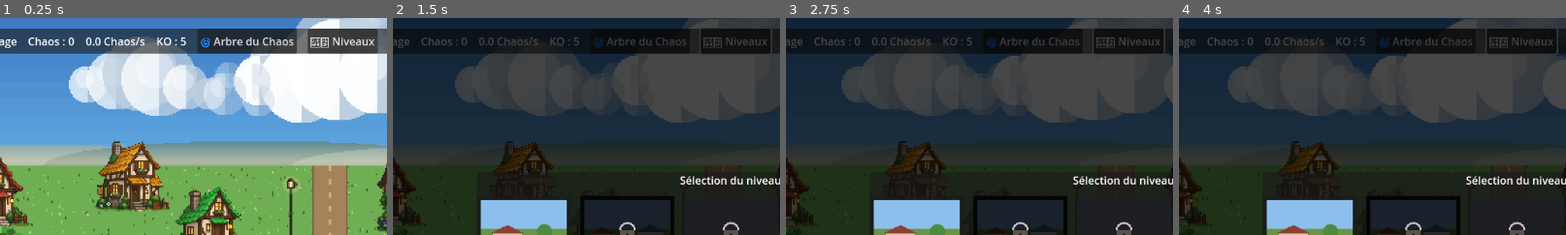
Above: before the commit, frames 1-4 (left to right).
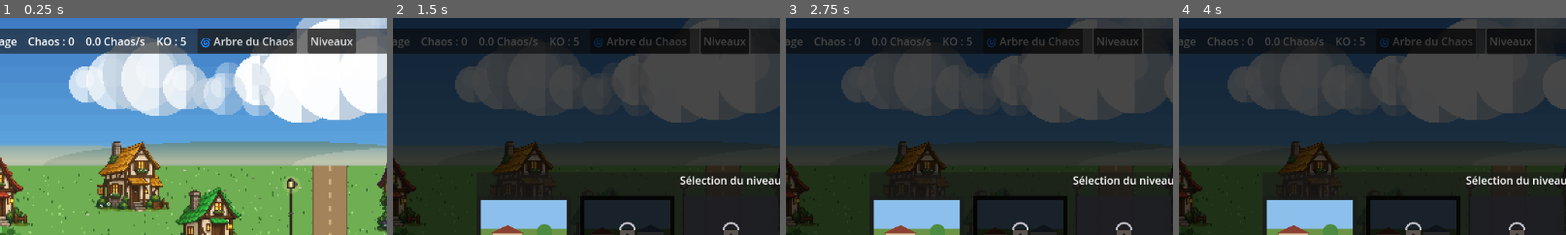
Above: after the commit, the same moments.

Repository: juanrobin09-stack/incrementale-godot
Game: Godot game, scene res://scenes/main.tscn
Two runs of this game, one before a commit and one after it. Both use one fixed random seed, a clock stepped at 60 frames per second and the inputs below.
Inputs (mouse positions are % of the whole screen's width and height, from its top left):
- Up to frame 1 (0.25 s): no input
- Up to frame 2 (1.5 s): click (49, 5) at 0.5 s, where only the run after the commit has a clickable "Niveaux"; click "🌀 Arbre du Chaos" at 1.25 s
- Up to frame 3 (2.75 s): click (51, 5) at 2 s, where only the run before the commit has a clickable "🗺️ Niveaux"
- Up to frame 4 (4 s): click "🔇" at 2.75 s; click "Réinitialiser" at 3.5 s
The pictures show only the part of the screen within x 6-56%, y 0-50%; the shares and areas given below are measured in that part.

The runs differ from the first frame. In frame 1, 0.9% of the frame differs, in the area x 80-98%, y 4-17%; in frame 2, 0.3%; in frame 3, 0.3%; in frame 4, 0.3%.

Commit message:
Corrige le bouton "Niveaux" invisible (emoji non rendu par la police par défaut)
Co-Authored-By: Claude Sonnet 5 <noreply@anthropic.com>
Claude-Session: https://claude.ai/code/session_016yAC6ssaf6BSe8MTXBU3RM

Diff:
--- a/scripts/hud/top_bar.gd
+++ b/scripts/hud/top_bar.gd
@@ -36,7 +36,7 @@
 	row.add_child(_button_tree)
 
 	_button_levels = Button.new()
-	_button_levels.text = "🗺️ Niveaux"
+	_button_levels.text = "Niveaux"
 	_button_levels.pressed.connect(func(): open_levels_requested.emit())
 	row.add_child(_button_levels)
 
